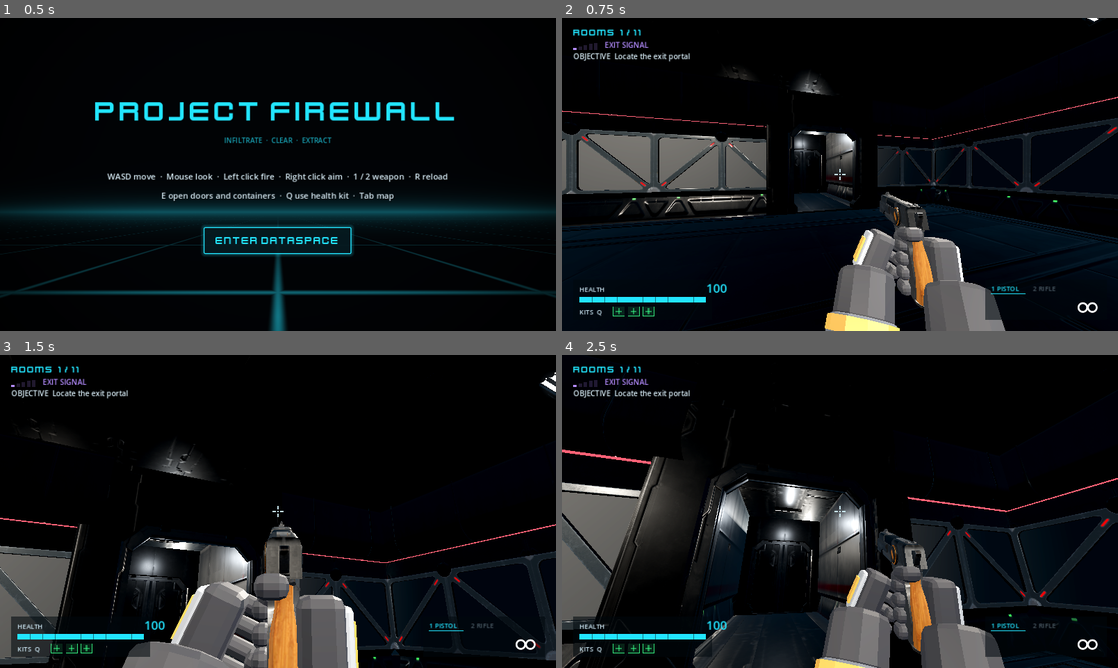
Above: before the commit, frames 1-4 (two rows, left to right).
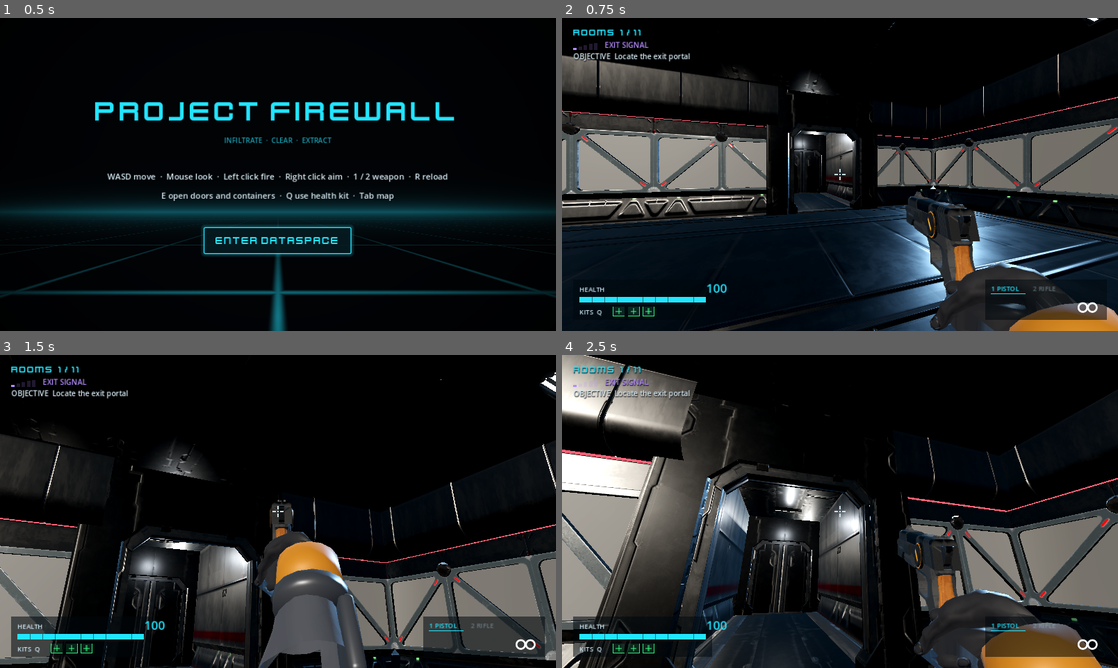
Above: after the commit, the same moments.

Repository: willsertorio/godot-blender
Game: Godot game, scene res://scenes/main.tscn
Same seed, same stepped clock (60 frames per second), same inputs: the game is played once before the commit and once after it.
Inputs (mouse positions are in pixels of both pictures, inside the frame that each line leads up to):
- Up to frame 1 (0.5 s): no input
- Up to frame 2 (0.75 s): click "ENTER DATASPACE" at 0.5 s
- Up to frame 3 (1.5 s): tap Enter at 1.25 s; move the mouse to (305, 511) at 1.27 s; hold W (move_forward) from 1.28 s (still down); hold Right mouse button (aim) from 1.28 s (still down)
- Up to frame 4 (2.5 s): keep holding W (move_forward); click (867, 511) at 1.55 s; move the mouse to (812, 511) at 2.02 s; release Right mouse button (aim) at 2.03 s; click (812, 511) at 2.1 s; right-click (812, 511) at 2.3 s

Frame 1 is identical in both runs. In frame 2, 34% of the frame differs, in the area x 0-100%, y 1-100%; in frame 3, 26%; in frame 4, 40%, in the area x 0-100%, y 0-100%.

Commit message:
Viewmodel pass + test room: Quaternius hands, weapon camera and lighting
- --lab test room (one room, frozen targets, invulnerable) and lab capture tour
- ViewmodelRig: separate weapon camera (FOV 54, no wall clipping), key + rim lights on
  a viewmodel-only layer; tracers start at the on-screen muzzle
- Arms from Quaternius Universal Base Characters: forearms/hands cut out, gloved,
  fingers curled around the grip, wrist bent, finger bones kept for animation
- Guns: 2K maps, smooth-by-angle shading, new hip/ADS placement; pistol one-handed

Co-Authored-By: Claude Opus 5.5 <noreply@anthropic.com>
Claude-Session: https://claude.ai/code/session_01BG5f1AbuPAYmNmnndZXrxf

Diff:
--- a/licenses.csv
+++ b/licenses.csv
@@ -99,8 +99,10 @@
 spaceEngineLow_001.ogg (facility ambience loop) from Kenney Sci-Fi Sounds,Kenney,https://kenney.nl/assets/sci-fi-sounds,CC0 1.0,2026-11-10
 impactMetal_heavy_000.ogg (container opens) from Kenney Impact Sounds,Kenney,https://kenney.nl/assets/impact-sounds,CC0 1.0,2026-11-10
 "Kenney Future.ttf (headings: title, menus, HUD numbers, map) from Kenney Fonts",Kenney,https://kenney.nl/assets/kenney-fonts,CC0 1.0,2026-11-10
-First-person arms: gloves and armoured sleeves (assets/models/arms.glb),modelled,blender/scripts/build_arms.py,Original work for this project (no third-party content),2026-11-10
 Exit portal gate ring and field disc (assets/models/portal.glb; base pad is Quaternius Platform_Round1),modelled,blender/scripts/build_props.py,Original work for this project (no third-party content),2026-11-10
 Neon shader (assets/shaders/neon.gdshader),modelled,assets/shaders/neon.gdshader,Original work for this project (no third-party content),2026-11-10
 Portal field shader (assets/shaders/portal.gdshader),modelled,assets/shaders/portal.gdshader,Original work for this project (no third-party content),2026-11-10
 "Title / end screen grid and HUD vignette shaders (assets/shaders/ui_grid.gdshader, ui_vignette.gdshader)",modelled,assets/shaders/ui_grid.gdshader,Original work for this project (no third-party content),2026-11-10
+"Superhero_Male_FullBody (forearms, hands and finger rig; cut, re-shaded as gloves/sleeves, posed) -> assets/models/arm_r.glb, arm_l.glb, from Quaternius Universal Base Characters",Quaternius,https://quaternius.itch.io/universal-base-characters,CC0 1.0,2026-11-10
+T_Superhero_Male_Normal texture (embedded in arm_r.glb / arm_l.glb) from Quaternius Universal Base Characters,Quaternius,https://quaternius.itch.io/universal-base-characters,CC0 1.0,2026-11-10
+Arm cuffs and vambrace plates added to the Quaternius forearms (arm_r.glb / arm_l.glb),modelled,blender/scripts/build_arms.py,Original work for this project (no third-party content),2026-11-10
--- a/scripts/capture.gd
+++ b/scripts/capture.gd
@@ -64,6 +64,49 @@
 	if main.state != "ended":
 		push_error("capture: stepping into the portal did not end the run")
 	await shot("06_end_screen")
+	print("[capture] done -> ", dir)
+	get_tree().quit()
+
+
+## Lab tour (`--lab --capture=DIR`): the viewmodel in a fixed test room.
+func run_lab(p_main, p_dir: String) -> void:
+	main = p_main
+	dir = p_dir
+	DirAccess.make_dir_recursive_absolute(dir)
+	await _settle(4)
+	await main.start_lab()
+	var p: Player = main.player
+	p.input_enabled = false
+	await _settle(8)
+	var target: Vector3 = DungeonGen.cell_center(Vector2i(2, 1)) + Vector3.UP * 1.0
+	var w: WeaponHolder = p.weapons
+	for weapon in ["pistol", "rifle"]:
+		w.switch_to(weapon)
+		await _wait(0.5)
+		p.global_position = main.layout.player_spawn
+		p.look_at_point(target)
+		await shot("lab_%s_hip" % weapon)
+		p.input_enabled = true
+		Input.action_press("aim")
+		await _wait(0.5)
+		await shot("lab_%s_ads" % weapon)
+		Input.action_release("aim")
+		p.input_enabled = false
+		await _wait(0.4)
+		w.hold_fx = true
+		w.cooldown = 0.0
+		w.try_fire()
+		await shot("lab_%s_fire" % weapon, 2)
+		w.hold_fx = false
+		# Looking down a little shows the arms and the gun's underside.
+		p.look_at_point(target + Vector3.DOWN * 1.6)
+		await shot("lab_%s_low" % weapon)
+	# The three targets from the back of the room.
+	w.switch_to("rifle")
+	await _wait(0.4)
+	p.global_position = DungeonGen.cell_center(Vector2i(2, 4))
+	p.look_at_point(target)
+	await shot("lab_targets")
 	print("[capture] done -> ", dir)
 	get_tree().quit()
 
--- a/scripts/dungeon_gen.gd
+++ b/scripts/dungeon_gen.gd
@@ -126,6 +126,26 @@
 	return self
 
 
+## Test room for viewmodel / art work (`--lab`): one 5 x 5 room, a crate, decor, the portal in
+## a corner, no corridors.
+func generate_lab(p_seed: int = 1) -> DungeonGen:
+	seed_value = p_seed
+	difficulty = 0
+	rng.seed = hash(p_seed)
+	_add_room(Rect2i(0, 0, 5, 5), -1)
+	exit_room = 0
+	exit_pos = cell_center(Vector2i(4, 4))
+	player_spawn = cell_center(Vector2i(2, 3))
+	player_yaw = 0.0  # facing -Z, toward the targets
+	_used[Vector2i(4, 4)] = true
+	_used[Vector2i(2, 3)] = true
+	for c in [Vector2i(0, 1), Vector2i(2, 1), Vector2i(4, 1)]:
+		_used[c] = true  # target spots
+	_place_loot()
+	_place_deco()
+	return self
+
+
 # --- layout ---------------------------------------------------------------
 
 func _add_room(r: Rect2i, parent: int) -> Room:
--- a/scripts/main.gd
+++ b/scripts/main.gd
@@ -6,6 +6,7 @@
 ##   --autostart     skip the title screen
 ##   --capture=DIR   run the capture tour (scripts/capture.gd) and quit
 ##   --greybox       build with greybox boxes instead of the Blender kit
+##   --lab           test room: one room, frozen targets, invulnerable (with --capture: the lab tour)
 ##   --perf          log FPS, draw calls, objects and triangles every 2 s (web: ?perf=1)
 ## In the browser the same options come from the URL query: ?seed=N&autostart=1
 
@@ -37,6 +38,8 @@
 
 ## Tests can turn enemies off (traversal bot) before start_run().
 var enemies_enabled := true
+## Test room mode (see start_lab).
+var lab := false
 var drop_rng := RandomNumberGenerator.new()
 ## Door edges that are still closed: [cell_a, cell_b] both ways -> Door. Enemy pathing avoids them.
 var closed_edges: Dictionary = {}
@@ -69,7 +72,12 @@
 		var cap := CaptureTour.new()
 		cap.name = "CaptureTour"
 		add_child(cap)
-		cap.run(self, args.capture)
+		if args.has("lab"):
+			cap.run_lab(self, args.capture)
+		else:
+			cap.run(self, args.capture)
+	elif args.has("lab"):
+		start_lab()
 	elif args.has("autostart"):
 		start_run()
 	else:
@@ -80,9 +88,28 @@
 	return base_seed + run_index
 
 
+## Test room (`--lab` / `?lab=1`): one room, the three enemies frozen as targets, player invulnerable.
+func start_lab() -> void:
+	lab = true
+	_begin(DungeonGen.new().generate_lab(current_seed()))
+	player.invulnerable = true
+	var c := DungeonGen.cell_center
+	for spec in [["turret", Vector2i(0, 1)], ["brawler", Vector2i(2, 1)], ["pursuer", Vector2i(4, 1)]]:
+		var e := spawn_enemy(spec[0], c.call(spec[1]), 0)
+		e.frozen = true
+	await get_tree().process_frame
+	for e in get_tree().get_nodes_in_group("hostiles"):
+		e.face_player_now()
+
+
 func start_run() -> void:
+	lab = false
+	_begin(DungeonGen.new().generate(current_seed(), difficulty))
+
+
+func _begin(p_layout: DungeonGen) -> void:
 	_clear_world()
-	layout = DungeonGen.new().generate(current_seed(), difficulty)
+	layout = p_layout
 	world = DungeonBuilder.new(KitGreybox.new() if args.has("greybox") else null).build(layout)
 	add_child(world)
 	var portal: ExitPortal = world.get_node("ExitPortal")
@@ -106,7 +133,7 @@
 	kills_by_type = {"turret": 0, "brawler": 0, "pursuer": 0}
 	drop_rng.seed = hash(current_seed() * 31 + 7)
 	_index_doors()
-	if enemies_enabled:
+	if enemies_enabled and not lab:
 		spawn_enemies()
 	spawn_crates()
 	Sfx.start_ambience()
--- a/scripts/player.gd
+++ b/scripts/player.gd
@@ -30,6 +30,7 @@
 
 var head: Node3D
 var camera: Camera3D
+var viewmodel: ViewmodelRig
 var weapons: WeaponHolder
 
 
@@ -57,6 +58,11 @@
 	camera.far = 120.0
 	camera.current = true
 	head.add_child(camera)
+
+	viewmodel = ViewmodelRig.new()
+	viewmodel.name = "Viewmodel"
+	add_child(viewmodel)
+	viewmodel.setup(camera, get_world_3d().environment)
 
 	weapons = WeaponHolder.new()
 	weapons.name = "Weapons"
@@ -101,6 +107,9 @@
 	move_and_slide()
 	var target_fov := FOV * (0.62 if ads else 1.0)
 	camera.fov = lerpf(camera.fov, target_fov, 1.0 - exp(-14.0 * delta))
+	if viewmodel and viewmodel.camera:
+		var vm_fov := ViewmodelRig.FOV * (0.85 if ads else 1.0)
+		viewmodel.camera.fov = lerpf(viewmodel.camera.fov, vm_fov, 1.0 - exp(-14.0 * delta))
 
 
 func _try_interact() -> void:
--- /dev/null
+++ b/scripts/viewmodel_rig.gd
@@ -0,0 +1,72 @@
+class_name ViewmodelRig
+extends Node
+## Renders the weapon + arms with their own camera, drawn over the world and under the HUD:
+##  - own FOV (no wide-angle stretch on things 30 cm from the eye) and a 1 cm near plane
+##  - can never clip into walls (separate pass)
+##  - a key + rim light that light only the viewmodel layer, so the gun reads in any room
+## The world camera excludes VIEWMODEL_LAYER; viewmodel meshes are put on it by `adopt()`.
+
+const VIEWMODEL_LAYER := 1 << 4  # render layer 5
+const FOV := 54.0
+
+var world_camera: Camera3D
+var container: SubViewportContainer
+var viewport: SubViewport
+var camera: Camera3D
+var canvas: CanvasLayer
+
+
+func setup(p_world_camera: Camera3D, world_env: Environment) -> void:
+	world_camera = p_world_camera
+	world_camera.cull_mask &= ~VIEWMODEL_LAYER
+
+	canvas = CanvasLayer.new()
+	canvas.layer = 5  # above the 3D view, below the HUD (GameUI is layer 10)
+	add_child(canvas)
+	container = SubViewportContainer.new()
+	container.stretch = true
+	container.set_anchors_preset(Control.PRESET_FULL_RECT)
+	container.mouse_filter = Control.MOUSE_FILTER_IGNORE
+	canvas.add_child(container)
+	viewport = SubViewport.new()
+	viewport.transparent_bg = true
+	viewport.handle_input_locally = false
+	viewport.render_target_update_mode = SubViewport.UPDATE_ALWAYS
+	container.add_child(viewport)
+
+	camera = Camera3D.new()
+	camera.fov = FOV
+	camera.near = 0.01
+	camera.far = 5.0
+	camera.cull_mask = VIEWMODEL_LAYER
+	# Same look as the world but no fog/glow (glow on a transparent pass leaves halos).
+	var env := world_env.duplicate() as Environment if world_env else Environment.new()
+	env.background_mode = Environment.BG_CLEAR_COLOR
+	env.fog_enabled = false
+	env.glow_enabled = false
+	camera.environment = env
+	viewport.add_child(camera)
+	camera.current = true
+
+	# Hero lighting for the viewmodel only: warm key from upper left, cool rim from behind right.
+	for spec in [[Vector3(-35, -30, 0), Color(1.0, 0.96, 0.9), 0.9], [Vector3(-10, 150, 0), Color(0.6, 0.8, 1.0), 0.9]]:
+		var l := DirectionalLight3D.new()
+		l.rotation_degrees = spec[0]
+		l.light_color = spec[1]
+		l.light_energy = spec[2]
+		l.light_cull_mask = VIEWMODEL_LAYER
+		l.shadow_enabled = false
+		l.sky_mode = DirectionalLight3D.SKY_MODE_LIGHT_ONLY
+		camera.add_child(l)
+
+
+## Put every mesh under `root` on the viewmodel layer (and keep it out of shadow maps).
+static func adopt(root: Node) -> void:
+	for gi in root.find_children("*", "GeometryInstance3D", true, false):
+		(gi as GeometryInstance3D).layers = VIEWMODEL_LAYER
+		(gi as GeometryInstance3D).cast_shadow = GeometryInstance3D.SHADOW_CASTING_SETTING_OFF
+
+
+func _process(_delta: float) -> void:
+	if camera and world_camera and is_instance_valid(world_camera):
+		camera.global_transform = world_camera.global_transform
--- a/scripts/weapon_holder.gd
+++ b/scripts/weapon_holder.gd
@@ -14,13 +14,13 @@
 const WEAPONS := {
 	"pistol": {"damage": 25.0, "interval": 0.24, "auto": false, "spread": 0.022, "ads_spread": 0.003,
 		"range": 90.0, "sound": "pistol", "kick": 1.0,
-		"model": "res://assets/models/pistol.glb", "hip": Vector3(0.15, -0.17, -0.36), "ads": Vector3(0.0, -0.13, -0.33),
+		"model": "res://assets/models/pistol.glb", "hip": Vector3(0.16, -0.15, -0.4), "ads": Vector3(0.0, -0.085, -0.66),
 		# Arm poses in the weapon frame (Godot axes: -Z = barrel, +Y = up; origin = grip): [position, rotation deg].
-		"arm_r": [Vector3(0, 0, 0), Vector3(-14, 0, 0)], "arm_l": [Vector3(-0.045, -0.01, -0.035), Vector3(-10, 0, -25)]},
+		"arm_r": [Vector3(0, -0.02, 0.02), Vector3(-15, 0, 0)], "arm_l": []},  # one-handed
 	"rifle": {"damage": 12.0, "interval": 0.095, "auto": true, "spread": 0.035, "ads_spread": 0.009,
 		"range": 90.0, "sound": "rifle", "kick": 0.55, "mag": 30, "reload": 1.5,
-		"model": "res://assets/models/rifle.glb", "hip": Vector3(0.18, -0.24, -0.38), "ads": Vector3(0.0, -0.255, -0.4),
-		"arm_r": [Vector3(0, 0, 0), Vector3(-14, 0, 0)], "arm_l": [Vector3(-0.01, -0.06, -0.3), Vector3(-8, 0, 8)]},
+		"model": "res://assets/models/rifle.glb", "hip": Vector3(0.18, -0.2, -0.44), "ads": Vector3(0.0, -0.205, -0.48),
+		"arm_r": [Vector3(0, -0.03, 0.02), Vector3(-15, 0, 0)], "arm_l": [Vector3(0, -0.04, -0.27), Vector3(0, 0, 0)]},
 }
 const RESERVE_START := 60
 const RESERVE_MAX := 240
@@ -58,6 +58,8 @@
 		for mi in m.find_children("*", "MeshInstance3D", true, false):
 			mi.cast_shadow = GeometryInstance3D.SHADOW_CASTING_SETTING_OFF
 	view_model = models[current]
+	for k in models:
+		ViewmodelRig.adopt(models[k])
 
 	flash_light = OmniLight3D.new()
 	flash_light.light_color = Color(0.6, 0.95, 1.0)
@@ -80,6 +82,7 @@
 	flash_sprite.cast_shadow = GeometryInstance3D.SHADOW_CASTING_SETTING_OFF
 	flash_sprite.visible = false
 	add_child(flash_sprite)
+	ViewmodelRig.adopt(flash_sprite)
 
 	tracer = MeshInstance3D.new()
 	var cyl := CylinderMesh.new()
@@ -234,9 +237,21 @@
 		else:
 			Sfx.play_at("hit_wall", hit.position)
 			_impact(hit.position, hit.normal)
-	Enemy.aim_beam(tracer, muzzle().global_position, end, 0.007)
+	Enemy.aim_beam(tracer, _muzzle_in_world(), end, 0.007)
 	tracer.visible = true
 	fired.emit(current)
+
+
+## The muzzle is drawn by the viewmodel camera (different FOV): find the world point that
+## appears at the same spot on screen, so tracers leave the barrel you see.
+func _muzzle_in_world() -> Vector3:
+	var mz := muzzle().global_position
+	var rig: ViewmodelRig = player.viewmodel
+	if rig == null or rig.camera == null:
+		return mz
+	var screen := rig.camera.unproject_position(mz)
+	var depth := player.camera.global_position.distance_to(mz)
+	return player.camera.project_position(screen, depth)
 
 
 func _impact(p: Vector3, n: Vector3) -> void:
@@ -253,29 +268,27 @@
 	tw.tween_callback(spark.queue_free)
 
 
-const ARMS := "res://assets/models/arms.glb"
-static var _arms_scene: PackedScene
-
-
-## Gloved arms (blender/scripts/build_arms.py) posed on a weapon model: ArmR on the grip,
-## ArmL per weapon. Nodes ArmR/ArmL, Wrist*, Hand*, Forearm* stay addressable for animation.
+const ARMS := {"R": "res://assets/models/arm_r.glb", "L": "res://assets/models/arm_l.glb"}
+static var _arm_scenes: Dictionary = {}
+
+
+## Gloved arms (Quaternius Universal Base Characters, cut and posed by build_arms.py) on a
+## weapon model: ArmR on the grip, ArmL per weapon. Skeletons keep their bones (hand_r,
+## index_01_r, ...) for the motion-design step.
 func _attach_arms(model: Node3D, w: String) -> void:
-	if not ResourceLoader.exists(ARMS):
-		return
-	if _arms_scene == null:
-		_arms_scene = load(ARMS)
-	var inst := _arms_scene.instantiate()
-	MaterialLib.rebind_tree(inst)
 	for side in ["R", "L"]:
-		var a := inst.find_child("Arm" + side, true, false) as Node3D
-		if a == null:
+		var path: String = ARMS[side]
+		var pose: Array = WEAPONS[w]["arm_" + side.to_lower()]
+		if pose.is_empty() or not ResourceLoader.exists(path):
 			continue
-		a.get_parent().remove_child(a)
-		model.add_child(a)
-		var pose: Array = WEAPONS[w]["arm_" + side.to_lower()]
-		a.position = pose[0]
-		a.rotation_degrees = pose[1]
-	inst.free()
+		if not _arm_scenes.has(side):
+			_arm_scenes[side] = load(path)
+		var inst := (_arm_scenes[side] as PackedScene).instantiate() as Node3D
+		MaterialLib.rebind_tree(inst)
+		inst.name = "Arm" + side
+		model.add_child(inst)
+		inst.position = pose[0]
+		inst.rotation_degrees = pose[1]
 
 
 ## The Quaternius weapon (normalized) or the greybox fallback.
Binary file added: assets/models/arm_l.glb
Not shown, changed: assets/models/arm_l.glb.import
Binary file added: assets/models/arm_l_T_Superhero_Male_Normal.jpg
Not shown, added: assets/models/arm_l_T_Superhero_Male_Normal.jpg.import
Binary file added: assets/models/arm_r.glb
Not shown, added: assets/models/arm_r.glb.import
Binary file added: assets/models/arm_r_T_Superhero_Male_Normal.jpg
Not shown, added: assets/models/arm_r_T_Superhero_Male_Normal.jpg.import
Binary file removed: assets/models/arms.glb
Binary file changed: assets/models/pistol.glb
Binary file changed: assets/models/rifle.glb
Not shown, changed: assets/textures/quaternius/T_Decals.jpg.import
(and 41 more such lines)
